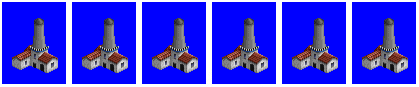
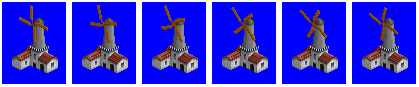
Layered file, before and after one edit (419x87). Changes by layer:
showed "bladeswhite" over [19, 5, 398, 43]
